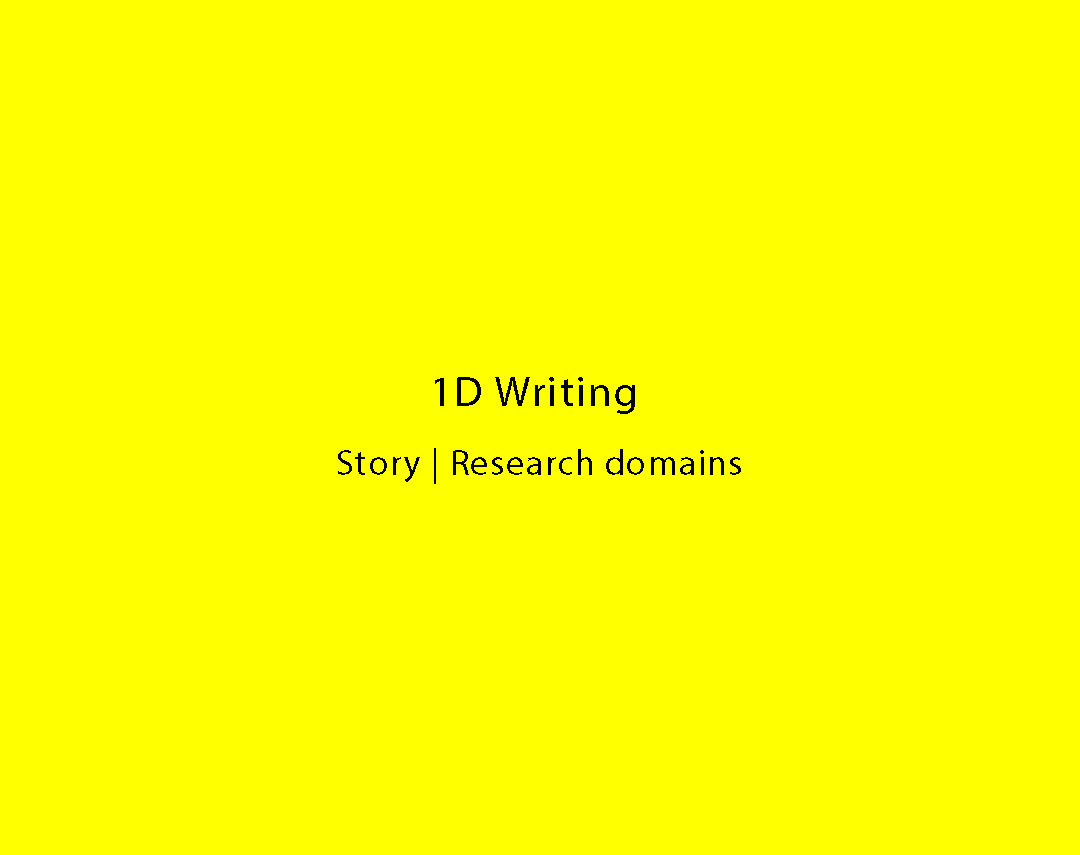
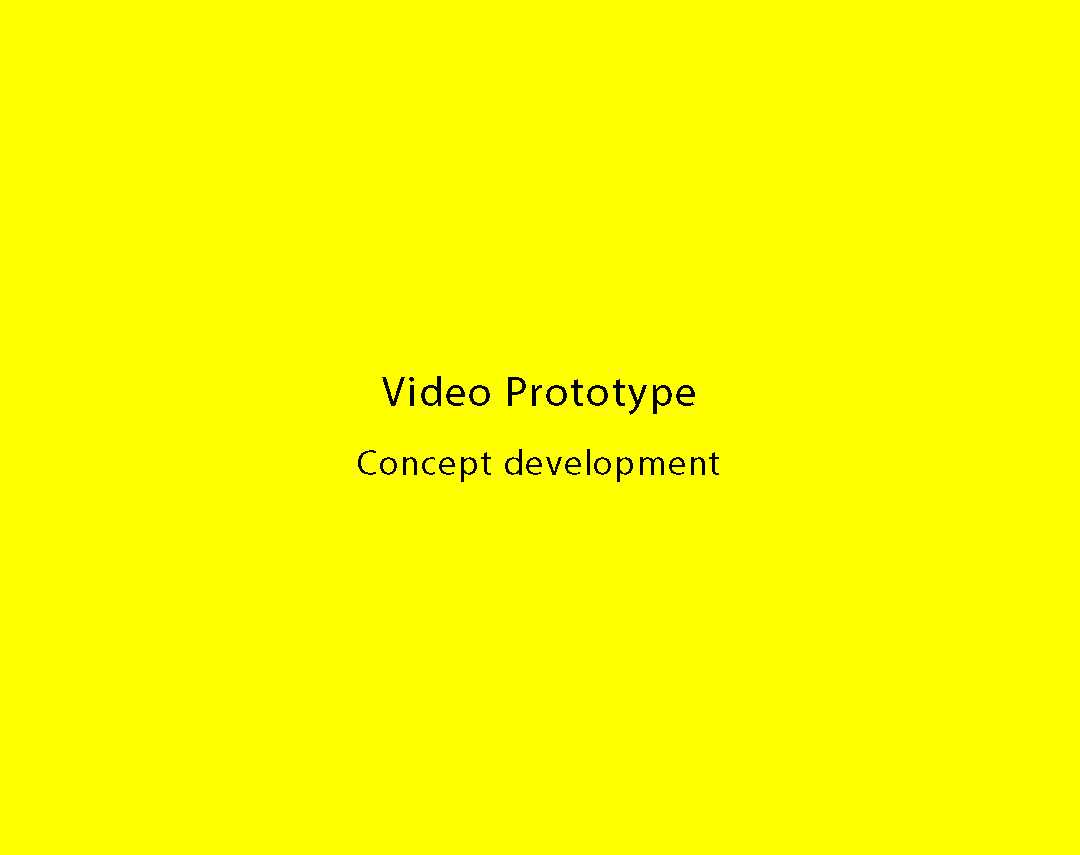
The second 1080 x 855 image is a revision of the first. Changes to its layers:
added layer "Video Prototype Concept development" above "Discussion Output Revised domains | Summary of group discussio" over bbox(358, 376, 719, 482)
renamed "1D Writing Story | Research domains" to "Discussion Output Revised domains | Summary of group discussio", hid it, painted on it over bbox(338, 376, 741, 484)
